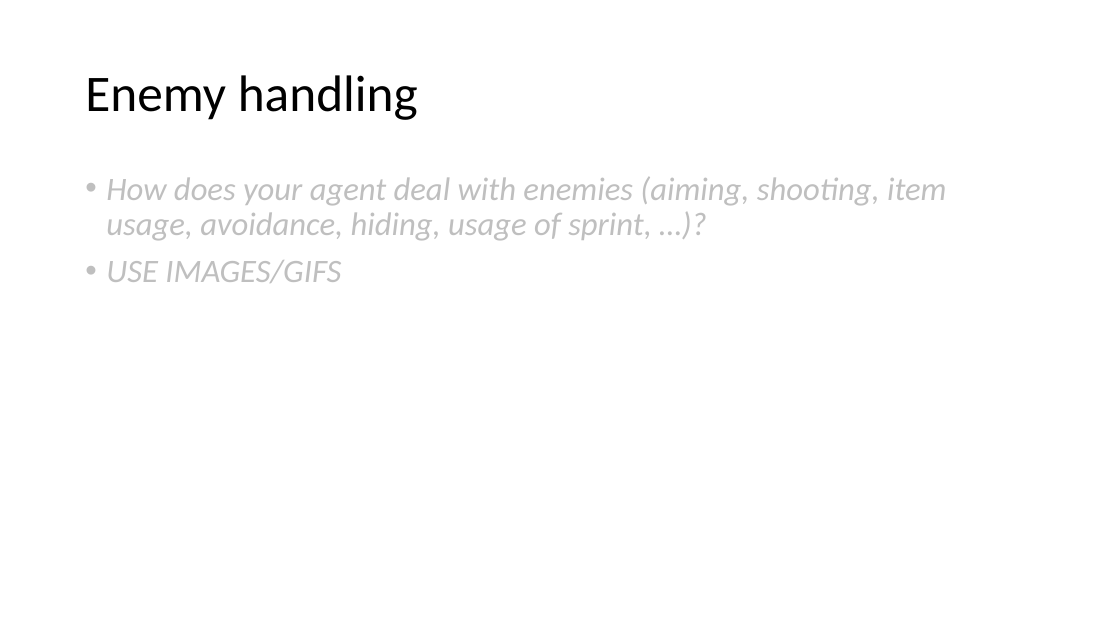
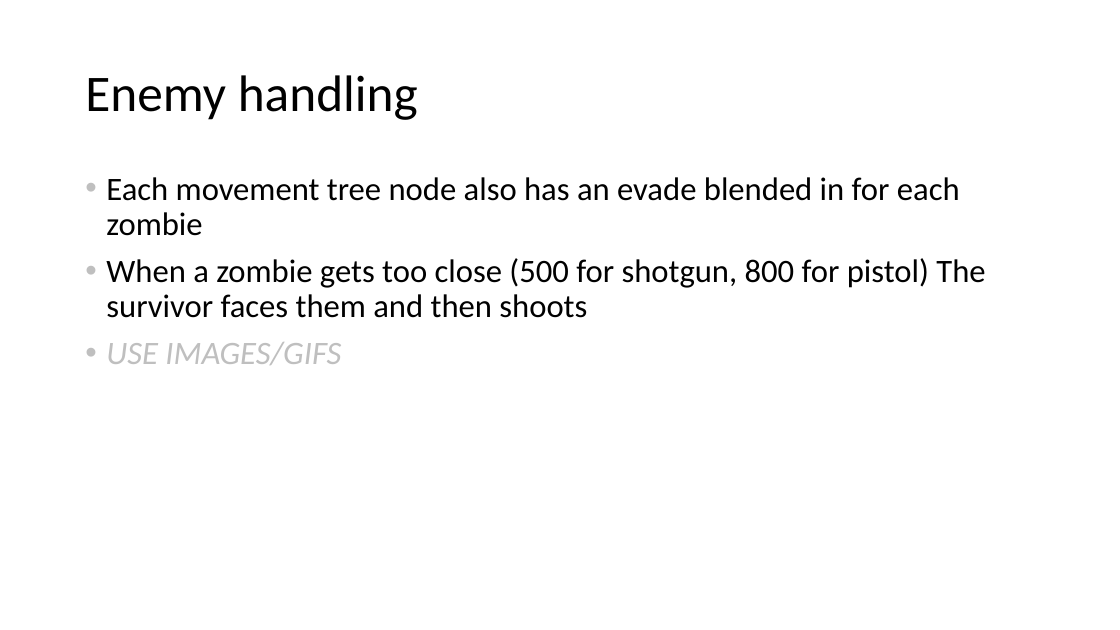
Before and after one commit to DAE-GD-2025-2026/gameai-zombie-BauwenDR, a slide deck: slide 3 of GPP_ZombieAI_DeRonBauwen_2DAE19.pptx. Drawn at 1120x630 pixels with LibreOffice and Linux fonts; fonts in the diff are those of the drawing. Boxes give left, top, right and bottom in pixels: in the first picture for what was removed or moved away, otherwise in the second. Text is boxed around its words. In the diff, an @@ line names an element or a change of style, - is before the commit and + after.

```diff
--- a/GPP_ZombieAI_DeRonBauwen_2DAE19.pptx
+++ b/GPP_ZombieAI_DeRonBauwen_2DAE19.pptx
@@ text at bbox=[106, 177, 985, 318]: text changed; text colour #BFBFBF to #000000; italic off @@
-• How does your agent deal with enemies (aiming, shooting, item usage, avoidance, hiding, usage of sprint, …)?
+• Each movement tree node also has an evade blended in for each zombie
+• When a zombie gets too close (500 for shotgun, 800 for pistol) The survivor faces them and then shoots
```
Also in this commit, not shown: 3 other slides changed, 1 other file.
